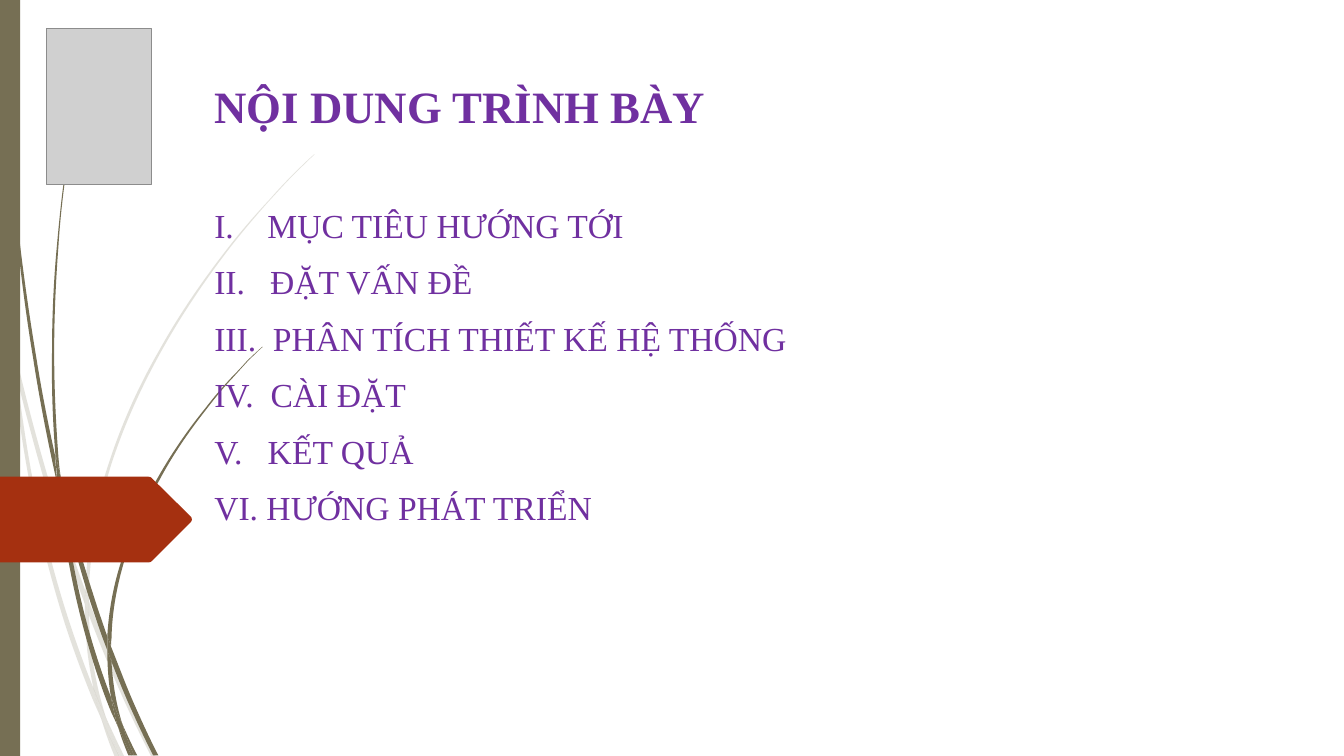
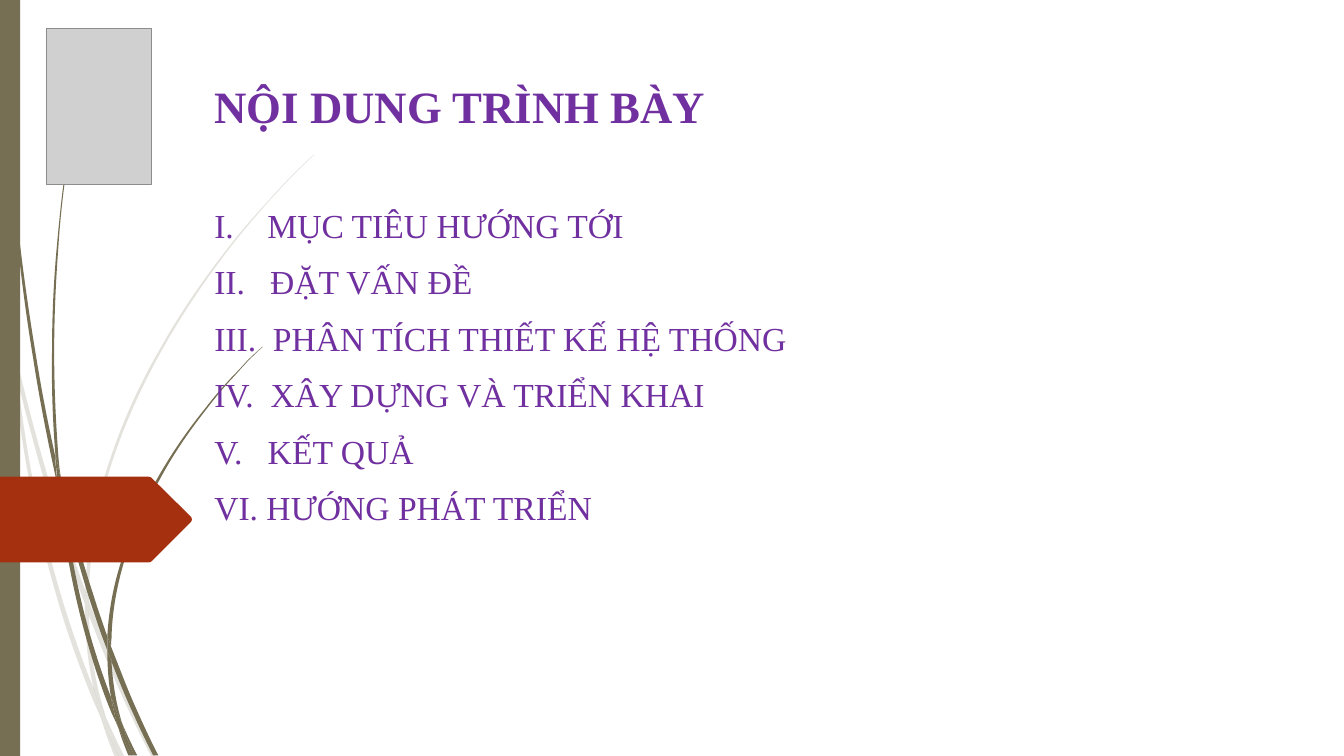
Before and after one commit to thanhgonzalo/datn, a slide deck: slide 2 of Slide.ppt. Drawn at 1344x756 pixels with LibreOffice and Linux fonts; fonts in the diff are those of the drawing; grey boxes stand for pictures; background and template pictures are left out. Boxes give left, top, right and bottom in pixels: in the first picture for what was removed or moved away, otherwise in the second. Text is boxed around its words. In the diff, an @@ line names an element or a change of style, - is before the commit and + after.

```diff
--- a/Slide.ppt
+++ b/Slide.ppt
@@ title at <box>214,88,787,521</box>: text changed @@
-NỘI DUNG TRÌNH BÀY
-I. MỤC TIÊU HƯỚNG TỚI
-II. ĐẶT VẤN ĐỀ
-III. PHÂN TÍCH THIẾT KẾ HỆ THỐNG
-IV. CÀI ĐẶT
-V. KẾT QUẢ
-VI. HƯỚNG PHÁT TRIỂN
+NỘI DUNG TRÌNH BÀY
+I. MỤC TIÊU HƯỚNG TỚI
+II. ĐẶT VẤN ĐỀ
+III. PHÂN TÍCH THIẾT KẾ HỆ THỐNG
+IV. XÂY DỰNG VÀ TRIỂN KHAI
+V. KẾT QUẢ
+VI. HƯỚNG PHÁT TRIỂN
```
Also in this commit, not shown: 8 other slides changed, 1 slide added, 1 slide removed.
